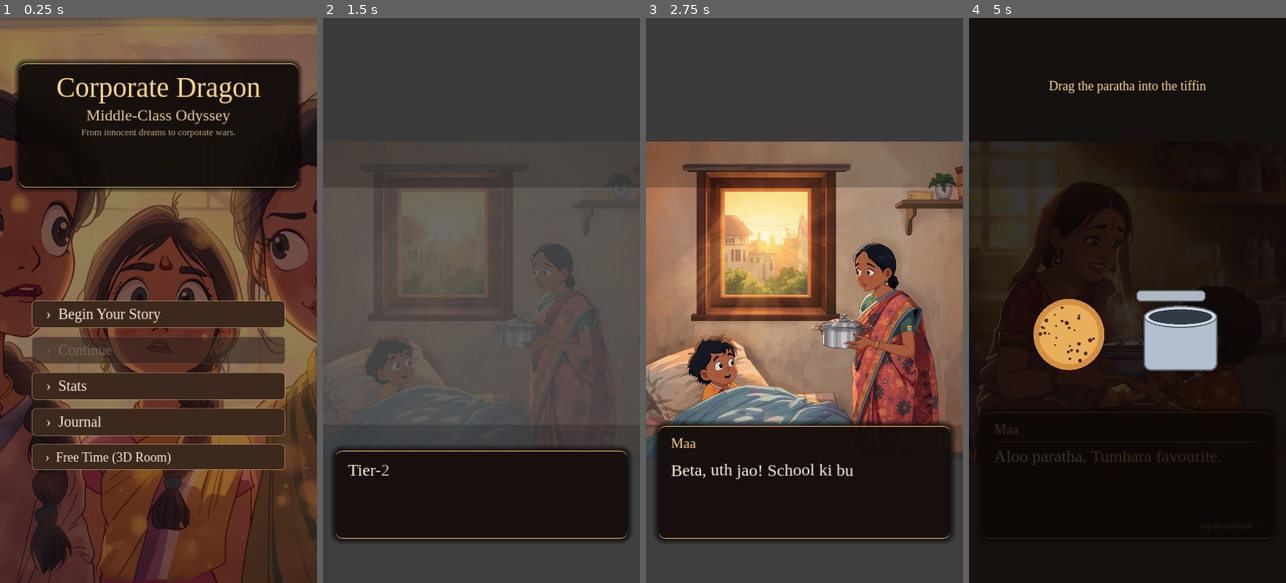
Above: before the commit, frames 1-4 (left to right).
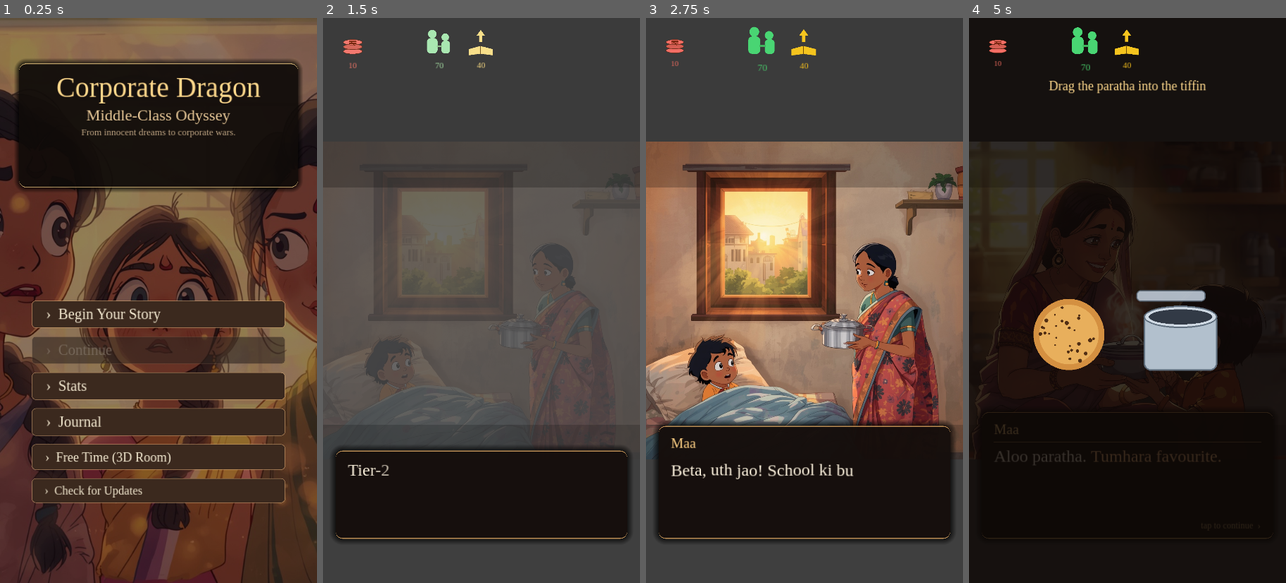
Above: after the commit, the same moments.

Repository: saimanojbaru/testrepo
Game: Godot game, scene res://ui/main_menu.tscn
The game is run twice, just before and just after one commit, with the same random seed, the same clock (stepped at 60 frames per second) and the same inputs.
Inputs (mouse positions are in pixels of both pictures, inside the frame that each line leads up to):
- Up to frame 1 (0.25 s): no input
- Up to frame 2 (1.5 s): click (481, 492) at 0.5 s, where only the run after the commit has a clickable "› Check for Updates"; click "› Begin Your Story" at 1.25 s
- Up to frame 3 (2.75 s): tap Enter at 2 s; move the mouse to (874, 272) at 2.02 s; click (874, 272) at 2.17 s
- Up to frame 4 (5 s): drag from (1064, 328) to (1111, 413) at 2.77 s; tap Enter at 3.5, 4.25 s; move the mouse to (1159, 176) at 3.52 s; click (1159, 176) at 3.67 s; drag from (1111, 413) to (1032, 215) at 4.27 s

The runs differ from the first frame. In frame 1, 2.4% of the frame differs, in the area x 10-90%, y 81-86%; in frame 2, 0.5%; in frame 3, 0.6%; in frame 4, 0.6%.

Commit message:
Plan J: top metric dashboard, choice text fix, in-app OTA patcher
UX
- Persistent 3-icon HUD (Family / Career / Finance) on a CanvasLayer
  at the top of GameScene. Each icon subscribes to StatEngine and
  colour-shifts green/gold/crimson, scales with ratio, panic-shakes
  under 30, and triggers a one-shot warning toast when crossing below
  20. Stat mapping: family_bond, discipline, financial_awareness.
- Choice button text now forces all five font_color states at runtime
  so theme cascade can never make options invisible. ButtonFX modulate
  is identity so it can no longer wash out cream text against walnut.
- project.godot stretch/aspect switched from keep_width to keep so
  taller Android phones letterbox into the warm fallback colour
  instead of bleeding content off the safe area. Safe-area cutout
  padding applied to the HUD + dialogue panel on mobile.

OTA content patcher
- VersionInfo autoload tracks app vs patch version.
- ContentPath.resolve() falls through user://patches/<v>/<rel> to
  res:// for story.fallback.json, stats / formulas / consequences,
  and moods.json — wrapped in the three readers with ~6 lines total.
- OTAManager autoload fetches a remote manifest, downloads a JSON
  patch blob (allow-listed to chapters/, data/stats/, data/theming/,
  data/memory_echoes/, data/localization/), writes per-file under
  user://patches/<v>/, and only pins the version after every file
  succeeded — partial failure cleanly rolls back on next launch.
- Main menu gains a "Check for Updates" button + a fade-in toast for
  the result. Opt-in, no auto-check at launch.

Sprites
- gen_props.py now emits three monochrome ivory HUD icons (family,
  career, finance) at 128 px under data/sprites/hud/.

Diff:
--- /dev/null
+++ b/core/content_path.gd
@@ -0,0 +1,16 @@
+class_name ContentPath
+extends Object
+## Resolves a res:// path against the active OTA patch. If a patched copy
+## exists at user://patches/<version>/<rel>, returns that; otherwise returns
+## the original res:// path. Static — call without instantiation.
+##
+## VersionInfo is an autoload; identifier resolves from any script context.
+
+static func resolve(res_path: String) -> String:
+	if not res_path.begins_with("res://"):
+		return res_path
+	var rel: String = res_path.substr(6)
+	var patched: String = "user://patches/%s/%s" % [VersionInfo.PATCH_VERSION, rel]
+	if FileAccess.file_exists(patched):
+		return patched
+	return res_path
--- a/core/mood_controller/mood_controller.gd
+++ b/core/mood_controller/mood_controller.gd
@@ -29,10 +29,11 @@
 
 
 func _load_moods() -> void:
-	if not FileAccess.file_exists(MOODS_FILE):
-		push_error("MoodController: missing %s" % MOODS_FILE)
+	var resolved: String = ContentPath.resolve(MOODS_FILE)
+	if not FileAccess.file_exists(resolved):
+		push_error("MoodController: missing %s" % resolved)
 		return
-	var f := FileAccess.open(MOODS_FILE, FileAccess.READ)
+	var f := FileAccess.open(resolved, FileAccess.READ)
 	var parsed: Variant = JSON.parse_string(f.get_as_text())
 	f.close()
 	if typeof(parsed) == TYPE_DICTIONARY:
--- a/core/narrative_runner/ink_bridge.gd
+++ b/core/narrative_runner/ink_bridge.gd
@@ -62,10 +62,11 @@
 
 func _load_with_fallback(chapter_id: String) -> void:
 	var path: String = "%s/%s/story.fallback.json" % [STORY_FALLBACK_DIR, chapter_id]
-	if not FileAccess.file_exists(path):
-		push_error("InkBridge: missing fallback story %s" % path)
-		return
-	var f := FileAccess.open(path, FileAccess.READ)
+	var resolved: String = ContentPath.resolve(path)
+	if not FileAccess.file_exists(resolved):
+		push_error("InkBridge: missing fallback story %s" % resolved)
+		return
+	var f := FileAccess.open(resolved, FileAccess.READ)
 	var parsed: Variant = JSON.parse_string(f.get_as_text())
 	f.close()
 	if typeof(parsed) != TYPE_DICTIONARY:
--- /dev/null
+++ b/core/ota_manager/ota_manager.gd
@@ -0,0 +1,138 @@
+extends Node
+## OTAManager — autoload. Opt-in over-the-air patcher for game data JSONs.
+## Patches land in user://patches/<version>/<res-mirrored-path>. ContentPath
+## resolves res:// reads against this directory at load time.
+##
+## Patches are restricted to game data JSON files (story.fallback.json,
+## data/stats/*.json, data/theming/moods.json, data/memory_echoes/*.json).
+## Engine code, GDScript, shaders, and binaries are NOT patchable — that
+## requires a real APK update.
+
+signal update_check_completed(applied: bool, message: String)
+
+const REQUEST_TIMEOUT_SEC: float = 15.0
+const ALLOWED_PATCH_PREFIXES: Array[String] = [
+	"chapters/",
+	"data/stats/",
+	"data/theming/",
+	"data/memory_echoes/",
+	"data/localization/",
+]
+
+var _http: HTTPRequest = null
+var _state: String = "idle"  # idle / manifest / downloading
+var _pending_version: String = ""
+
+
+func _ready() -> void:
+	_http = HTTPRequest.new()
+	add_child(_http)
+	_http.timeout = REQUEST_TIMEOUT_SEC
+	_http.request_completed.connect(_on_request_completed)
+
+
+func check_for_updates() -> void:
+	if _state != "idle":
+		return
+	_state = "manifest"
+	var headers := ["User-Agent: CorporateDragon/" + VersionInfo.APP_VERSION]
+	var err := _http.request(VersionInfo.MANIFEST_URL, headers)
+	if err != OK:
+		_emit_done(false, "Couldn't reach update server.")
+
+
+func _on_request_completed(_result: int, code: int, _headers: PackedStringArray, body: PackedByteArray) -> void:
+	if code != 200:
+		_emit_done(false, "Server returned %d." % code)
+		return
+	match _state:
+		"manifest":
+			_handle_manifest(body)
+		"downloading":
+			_handle_patch_blob(body)
+		_:
+			_emit_done(false, "Unexpected response.")
+
+
+func _handle_manifest(body: PackedByteArray) -> void:
+	var parsed = JSON.parse_string(body.get_string_from_utf8())
+	if typeof(parsed) != TYPE_DICTIONARY:
+		_emit_done(false, "Update file corrupted.")
+		return
+	var latest: String = String(parsed.get("latest_patch_version", VersionInfo.APP_VERSION))
+	if _version_le(latest, VersionInfo.PATCH_VERSION):
+		_emit_done(false, "You're already on the latest story (v%s)." % VersionInfo.PATCH_VERSION)
+		return
+	var blob_url: String = String(parsed.get("blob_url", ""))
+	if blob_url.is_empty():
+		_emit_done(false, "Update missing download link.")
+		return
+	_pending_version = latest
+	_state = "downloading"
+	var err := _http.request(blob_url)
+	if err != OK:
+		_emit_done(false, "Couldn't start patch download.")
+
+
+func _handle_patch_blob(body: PackedByteArray) -> void:
+	var parsed = JSON.parse_string(body.get_string_from_utf8())
+	if typeof(parsed) != TYPE_DICTIONARY:
+		_emit_done(false, "Patch payload corrupted.")
+		return
+	var target_dir: String = "user://patches/%s" % _pending_version
+	DirAccess.make_dir_recursive_absolute(target_dir)
+	var any_written: bool = false
+	for k in parsed.keys():
+		var src_path: String = String(k)
+		if not src_path.begins_with("res://"):
+			continue
+		var rel: String = src_path.substr(6)
+		if not _is_allowed_path(rel):
+			push_warning("OTAManager: skipping disallowed patch path %s" % rel)
+			continue
+		var write_path: String = "%s/%s" % [target_dir, rel]
+		DirAccess.make_dir_recursive_absolute(write_path.get_base_dir())
+		var f := FileAccess.open(write_path, FileAccess.WRITE)
+		if f == null:
+			continue
+		f.store_string(String(parsed[k]))
+		f.close()
+		any_written = true
+	if not any_written:
+		_emit_done(false, "Patch contained no installable files.")
+		return
+	# Pin this version only after all files succeeded — partial-failure rolls back on next boot.
+	var mf := FileAccess.open("user://patches/manifest.json", FileAccess.WRITE)
+	if mf:
+		mf.store_string(JSON.stringify({"version": _pending_version}))
+		mf.close()
+	VersionInfo.set_active_patch(_pending_version)
+	_emit_done(true, "Updated to story v%s — restart the chapter to see changes." % _pending_version)
+
+
+func _is_allowed_path(rel: String) -> bool:
+	for prefix in ALLOWED_PATCH_PREFIXES:
+		if rel.begins_with(prefix):
+			return true
+	return false
+
+
+func _version_le(a: String, b: String) -> bool:
+	# Returns true iff a <= b (semver dotted-int comparison).
+	var ap := a.split(".")
+	var bp := b.split(".")
+	var n: int = max(ap.size(), bp.size())
+	for i in range(n):
+		var av: int = ap[i].to_int() if i < ap.size() else 0
+		var bv: int = bp[i].to_int() if i < bp.size() else 0
+		if av < bv:
+			return true
+		if av > bv:
+			return false
+	return true
+
+
+func _emit_done(ok: bool, msg: String) -> void:
+	_state = "idle"
+	_pending_version = ""
+	update_check_completed.emit(ok, msg)
--- a/core/stat_engine/stat_engine.gd
+++ b/core/stat_engine/stat_engine.gd
@@ -46,10 +46,11 @@
 
 
 func _read_json(path: String) -> Variant:
-	if not FileAccess.file_exists(path):
-		push_warning("StatEngine: missing %s" % path)
+	var resolved: String = ContentPath.resolve(path)
+	if not FileAccess.file_exists(resolved):
+		push_warning("StatEngine: missing %s" % resolved)
 		return null
-	var f := FileAccess.open(path, FileAccess.READ)
+	var f := FileAccess.open(resolved, FileAccess.READ)
 	var text: String = f.get_as_text()
 	f.close()
 	return JSON.parse_string(text)
--- a/core/ui_helpers/button_fx.gd
+++ b/core/ui_helpers/button_fx.gd
@@ -6,7 +6,7 @@
 
 const HOVER_SCALE := Vector2(1.03, 1.03)
 const PRESS_SCALE := Vector2(0.97, 0.97)
-const HOVER_TINT  := Color(1.10, 1.04, 0.92, 1.0)
+const HOVER_TINT  := Color(1.0, 1.0, 1.0, 1.0)
 const HOVER_DUR   := 0.18
 const PRESS_DUR   := 0.10
 
--- /dev/null
+++ b/core/version_info.gd
@@ -0,0 +1,36 @@
+extends Node
+## VersionInfo — autoload. Source of truth for app + content versions.
+## APP_VERSION is the APK build version (bumped at sideload).
+## PATCH_VERSION is the currently-installed OTA patch version (defaults to
+## APP_VERSION when no patch is installed). The OTAManager writes a small
+## bookkeeping file under user://patches/manifest.json after a successful
+## patch download; this autoload reads it at boot.
+
+const APP_VERSION: String = "1.0.0"
+const MANIFEST_URL: String = "https://saimanojbaru.github.io/testrepo/manifest.json"
+
+var PATCH_VERSION: String = APP_VERSION
+var current_patch: Dictionary = {}
+
+
+func _ready() -> void:
+	_load_current_patch()
+
+
+func _load_current_patch() -> void:
+	var path := "user://patches/manifest.json"
+	if not FileAccess.file_exists(path):
+		return
+	var f := FileAccess.open(path, FileAccess.READ)
+	if f == null:
+		return
+	var parsed = JSON.parse_string(f.get_as_text())
+	f.close()
+	if typeof(parsed) == TYPE_DICTIONARY:
+		current_patch = parsed
+		PATCH_VERSION = String(parsed.get("version", APP_VERSION))
+
+
+func set_active_patch(version: String) -> void:
+	PATCH_VERSION = version
+	current_patch = {"version": version}
--- a/project.godot
+++ b/project.godot
@@ -14,18 +14,20 @@
 [autoload]
 
 ShaderGlobals="*res://core/shader_globals/shader_globals.gd"
+VersionInfo="*res://core/version_info.gd"
 StatEngine="*res://core/stat_engine/stat_engine.gd"
 SaveManager="*res://core/save_manager/save_manager.gd"
 AudioDirector="*res://core/audio_director/audio_director.gd"
 MoodController="*res://core/mood_controller/mood_controller.gd"
 InkBridge="*res://core/narrative_runner/ink_bridge.gd"
+OTAManager="*res://core/ota_manager/ota_manager.gd"
 
 [display]
 
 window/size/viewport_width=1080
 window/size/viewport_height=1920
 window/stretch/mode="canvas_items"
-window/stretch/aspect="keep_width"
+window/stretch/aspect="keep"
 window/handheld/orientation=1
 
 [gui]
--- a/ui/choice_button.gd
+++ b/ui/choice_button.gd
@@ -1,14 +1,30 @@
 extends Button
 ## Choice button — auto-sizes to its text. Hover/press feedback comes from
-## ButtonFX (attached by parent scene).
+## ButtonFX (attached by parent scene). All five font_color states are
+## overridden explicitly so theme cascade can never make text disappear.
+
+const CREAM := Color(0.98, 0.94, 0.86, 1.0)
+const GOLD  := Color(1.00, 0.82, 0.40, 1.0)
+
 
 func _ready() -> void:
 	autowrap_mode = TextServer.AUTOWRAP_WORD_SMART
 	clip_text = false
-	custom_minimum_size = Vector2(0, 0)
+	custom_minimum_size = Vector2(0, 72)
 	alignment = HORIZONTAL_ALIGNMENT_LEFT
+	size_flags_horizontal = Control.SIZE_FILL
+	_force_font_colors()
 	ButtonFX.attach(self)
+
+
+func _force_font_colors() -> void:
+	add_theme_color_override("font_color",          CREAM)
+	add_theme_color_override("font_hover_color",    GOLD)
+	add_theme_color_override("font_pressed_color",  GOLD)
+	add_theme_color_override("font_focus_color",    CREAM)
+	add_theme_color_override("font_disabled_color", CREAM * 0.55)
 
 
 func set_choice_text(t: String) -> void:
 	text = "›  " + t
+	_force_font_colors()
--- a/ui/choice_button.tscn
+++ b/ui/choice_button.tscn
@@ -51,7 +51,7 @@
 content_margin_bottom = 22.0
 
 [node name="ChoiceButton" type="Button"]
-custom_minimum_size = Vector2(0, 0)
+custom_minimum_size = Vector2(0, 72)
 size_flags_horizontal = 2
 size_flags_vertical = 0
 clip_text = false
@@ -60,6 +60,4 @@
 theme_override_styles/hover = SubResource("ch_hover")
 theme_override_styles/pressed = SubResource("ch_pressed")
 theme_override_styles/focus = SubResource("ch_hover")
-theme_override_colors/font_color = Color(0.98, 0.94, 0.86, 1)
-theme_override_colors/font_hover_color = Color(1, 0.97, 0.85, 1)
 script = ExtResource("1_choice")
--- a/ui/game_scene.gd
+++ b/ui/game_scene.gd
@@ -38,6 +38,7 @@
 @onready var _speaker_divider: HSeparator = $DialoguePanel/VBoxContainer/SpeakerDivider
 @onready var _choices_root: VBoxContainer = $ChoicesContainer
 @onready var _delta_overlay: Control      = $DeltaOverlay
+@onready var _metric_dashboard: Control   = $HUDLayer/MetricDashboard
 
 var _visible_chars_target: int = 0
 var _visible_chars_t: float = 0.0
@@ -65,8 +66,23 @@
 	InkBridge.chapter_finished.connect(_on_chapter_finished)
 	StatEngine.stat_changed.connect(_on_stat_changed)
 
+	_apply_safe_area()
 	set_process(true)
 	call_deferred("_start_story")
+
+
+func _apply_safe_area() -> void:
+	if not OS.has_feature("mobile"):
+		return
+	var safe := DisplayServer.get_display_safe_area()
+	var screen := DisplayServer.screen_get_size()
+	var top_pad: float = max(0.0, float(safe.position.y))
+	var bottom_pad: float = max(0.0, float(screen.y - (safe.position.y + safe.size.y)))
+	if _metric_dashboard:
+		_metric_dashboard.offset_top    += top_pad
+		_metric_dashboard.offset_bottom += top_pad
+	if _dialogue:
+		_dialogue.offset_bottom -= bottom_pad
 
 
 func _start_story() -> void:
@@ -141,6 +157,11 @@
 		# Empty / whitespace-only line — skip typewriter, allow immediate continue.
 		_typewriter_done = true
 		_continue_hint.visible = true
+
+	# Hide HUD during reflective / climactic beats; show otherwise.
+	var hide_hud := bool(meta.get("cinematic", false)) or meta.has("memory_echo")
+	if _metric_dashboard and _metric_dashboard.has_method("set_hud_visible"):
+		_metric_dashboard.set_hud_visible(not hide_hud)
 
 	if meta.has("minigame"):
 		_launch_minigame(String(meta["minigame"]))
--- a/ui/game_scene.tscn
+++ b/ui/game_scene.tscn
@@ -1,7 +1,12 @@
-[gd_scene load_steps=8 format=3]
+[gd_scene load_steps=12 format=3]
 
 [ext_resource type="Script" path="res://ui/game_scene.gd" id="1_game"]
 [ext_resource type="Theme" path="res://ui/theme/main_theme.tres" id="2_theme"]
+[ext_resource type="Script" path="res://ui/top_metric_dashboard.gd" id="3_dash"]
+[ext_resource type="PackedScene" path="res://ui/metric_status_icon.tscn" id="4_icon"]
+[ext_resource type="Texture2D" path="res://data/sprites/hud/icon_family.png" id="5_fam"]
+[ext_resource type="Texture2D" path="res://data/sprites/hud/icon_career.png" id="6_car"]
+[ext_resource type="Texture2D" path="res://data/sprites/hud/icon_finance.png" id="7_fin"]
 
 [sub_resource type="StyleBoxFlat" id="dialogue_box"]
 bg_color = Color(0.09, 0.06, 0.05, 0.90)
@@ -155,3 +160,33 @@
 anchor_right = 0.98
 anchor_bottom = 0.78
 mouse_filter = 2
+
+[node name="HUDLayer" type="CanvasLayer" parent="."]
+layer = 10
+
+[node name="MetricDashboard" type="Control" parent="HUDLayer"]
+anchor_left = 0.04
+anchor_top = 0.01
+anchor_right = 0.96
+anchor_bottom = 0.10
+mouse_filter = 2
+script = ExtResource("3_dash")
+
+[node name="HBox" type="HBoxContainer" parent="HUDLayer/MetricDashboard"]
+anchor_right = 1.0
+anchor_bottom = 1.0
+mouse_filter = 2
+alignment = 1
+theme_override_constants/separation = 32
+
+[node name="FamilyIcon" parent="HUDLayer/MetricDashboard/HBox" instance=ExtResource("4_icon")]
+stat_id = "family_bond"
+icon_texture = ExtResource("5_fam")
+
+[node name="CareerIcon" parent="HUDLayer/MetricDashboard/HBox" instance=ExtResource("4_icon")]
+stat_id = "discipline"
+icon_texture = ExtResource("6_car")
+
+[node name="FinanceIcon" parent="HUDLayer/MetricDashboard/HBox" instance=ExtResource("4_icon")]
+stat_id = "financial_awareness"
+icon_texture = ExtResource("7_fin")
--- a/ui/main_menu.gd
+++ b/ui/main_menu.gd
@@ -1,15 +1,15 @@
 extends Control
-## Main menu — entry point. Plays Chapter 1 fresh, resumes from save, or
-## opens stats dashboard / journal.
+## Main menu — entry point. Plays Chapter 1 fresh, resumes from save, opens
+## stats / journal / 3D room, or fetches an OTA content patch.
 
 const GAME_SCENE := "res://ui/game_scene.tscn"
 const STATS_SCENE := "res://ui/stats_dashboard.tscn"
 const JOURNAL_SCENE := "res://ui/journal.tscn"
+const ROOM_SCENE := "res://room/childhood_bedroom.tscn"
+const MENU_TOAST := preload("res://ui/menu_toast.tscn")
 
 var _start_chapter: String = "chapter_01_innocent_spark"
-
-
-const ROOM_SCENE := "res://room/childhood_bedroom.tscn"
+var _check_btn: Button = null
 
 
 func _ready() -> void:
@@ -18,6 +18,8 @@
 	$VBox/Stats.pressed.connect(_on_stats)
 	$VBox/Journal.pressed.connect(_on_journal)
 	$VBox/FreeTime.pressed.connect(_on_free_time)
+	_check_btn = $VBox/CheckUpdates
+	_check_btn.pressed.connect(_on_check_updates)
 	$VBox/Continue.disabled = not SaveManager.has_save(0)
 	ButtonFX.attach_all(self)
 
@@ -46,3 +48,22 @@
 
 func _on_journal() -> void:
 	get_tree().change_scene_to_file(JOURNAL_SCENE)
+
+
+func _on_check_updates() -> void:
+	if _check_btn == null:
+		return
+	_check_btn.disabled = true
+	_check_btn.text = "  ›  Checking…"
+	OTAManager.update_check_completed.connect(_on_update_done, CONNECT_ONE_SHOT)
+	OTAManager.check_for_updates()
+
+
+func _on_update_done(applied: bool, message: String) -> void:
+	if _check_btn:
+		_check_btn.disabled = false
+		_check_btn.text = "  ›  Check for Updates"
+	var toast: Control = MENU_TOAST.instantiate()
+	add_child(toast)
+	var col := Color(0.50, 0.85, 0.60, 1.0) if applied else Color(0.98, 0.94, 0.86, 1.0)
+	toast.show_message(message, 3.6, col)
--- a/ui/main_menu.tscn
+++ b/ui/main_menu.tscn
@@ -110,3 +110,10 @@
 size_flags_vertical = 0
 alignment = 0
 theme_override_font_sizes/font_size = 44
+
+[node name="CheckUpdates" type="Button" parent="VBox"]
+text = "  ›  Check for Updates"
+custom_minimum_size = Vector2(0, 0)
+size_flags_vertical = 0
+alignment = 0
+theme_override_font_sizes/font_size = 40
--- /dev/null
+++ b/ui/menu_toast.gd
@@ -0,0 +1,19 @@
+extends Control
+class_name MenuToast
+## Bottom-of-screen status message used by Main Menu actions (e.g. update check).
+## Fades in, holds, fades out, frees itself.
+
+const FADE_IN := 0.22
+const FADE_OUT := 0.4
+
+
+func show_message(text: String, hold_seconds: float = 3.6, color: Color = Color(0.98, 0.94, 0.86, 1.0)) -> void:
+	var lbl: Label = $Label
+	lbl.text = text
+	lbl.modulate = color
+	modulate.a = 0.0
+	var t := create_tween()
+	t.tween_property(self, "modulate:a", 1.0, FADE_IN)
+	t.tween_interval(hold_seconds)
+	t.tween_property(self, "modulate:a", 0.0, FADE_OUT)
+	t.tween_callback(queue_free)
--- /dev/null
+++ b/ui/menu_toast.tscn
@@ -0,0 +1,37 @@
+[gd_scene load_steps=3 format=3]
+
+[ext_resource type="Script" path="res://ui/menu_toast.gd" id="1_toast"]
+
+[sub_resource type="StyleBoxFlat" id="toast_box"]
+bg_color = Color(0.07, 0.05, 0.04, 0.92)
+border_width_left = 0
+border_width_top = 2
+border_width_right = 0
+border_width_bottom = 2
+border_color = Color(0.96, 0.72, 0.42, 0.7)
+corner_radius_top_left = 18
+corner_radius_top_right = 18
+corner_radius_bottom_left = 18
+corner_radius_bottom_right = 18
+content_margin_left = 28.0
+content_margin_top = 18.0
+content_margin_right = 28.0
+content_margin_bottom = 18.0
+shadow_color = Color(0, 0, 0, 0.6)
+shadow_size = 12
+
+[node name="MenuToast" type="PanelContainer"]
+anchor_left = 0.08
+anchor_top = 0.86
+anchor_right = 0.92
+anchor_bottom = 0.94
+mouse_filter = 2
+theme_override_styles/panel = SubResource("toast_box")
+script = ExtResource("1_toast")
+
+[node name="Label" type="Label" parent="."]
+mouse_filter = 2
+horizontal_alignment = 1
+autowrap_mode = 3
+theme_override_font_sizes/font_size = 32
+theme_override_colors/font_color = Color(0.98, 0.94, 0.86, 1)
--- /dev/null
+++ b/ui/metric_status_icon.gd
@@ -0,0 +1,93 @@
+extends Control
+class_name MetricStatusIcon
+## Persistent top-of-screen metric icon. Subscribes directly to StatEngine.
+## Healthy (>60) glows green, warning (30-60) gold, danger (<30) crimson +
+## panic-shake for ~1.4 s. Scale tracks ratio so the icon literally grows
+## as the metric improves.
+
+@export var stat_id: String = "family_bond"
+@export var icon_texture: Texture2D
+@export var show_value: bool = true
+
+const HEALTHY := Color(0.29, 0.87, 0.50, 1.0)  # 4ade80
+const WARNING := Color(0.98, 0.80, 0.13, 1.0)  # facc15
+const DANGER  := Color(0.97, 0.45, 0.44, 1.0)  # f87171
+
+const SHAKE_AMP_PX := 3.0
+const PANIC_DURATION := 1.4
+
+@onready var _icon: TextureRect = $Icon
+@onready var _label: Label = $ValueLabel
+
+var _target_scale: Vector2 = Vector2.ONE
+var _is_panicking: bool = false
+var _panic_t: float = 0.0
+var _origin: Vector2
+
+
+func _ready() -> void:
+	pivot_offset = size / 2.0
+	resized.connect(func(): pivot_offset = size / 2.0)
+	_origin = position
+	if _icon and icon_texture:
+		_icon.texture = icon_texture
+	if _label:
+		_label.visible = show_value
+	StatEngine.stat_changed.connect(_on_stat_changed)
+	update_visual(StatEngine.get_stat(stat_id))
+	_start_ambient_breath()
+
+
+func _on_stat_changed(id: String, _old: float, new_v: float, _source: String) -> void:
+	if id != stat_id:
+		return
+	update_visual(new_v)
+
+
+func update_visual(value: float) -> void:
+	var ratio: float = clamp(value / 100.0, 0.0, 1.0)
+	var tint_tween := create_tween()
+	if value > 60.0:
+		tint_tween.tween_property(self, "modulate", HEALTHY, 0.4)
+		_is_panicking = false
+	elif value > 30.0:
+		tint_tween.tween_property(self, "modulate", WARNING, 0.4)
+		_is_panicking = false
+	else:
+		tint_tween.tween_property(self, "modulate", DANGER, 0.2)
+		_trigger_panic()
+
+	_target_scale = Vector2.ONE * lerp(0.85, 1.25, ratio)
+	var surge := create_tween()
+	surge.tween_property(self, "scale", _target_scale * 1.18, 0.10).set_trans(Tween.TRANS_SINE)
+	surge.tween_property(self, "scale", _target_scale, 0.15).set_trans(Tween.TRANS_BOUNCE)
+
+	if _label and show_value:
+		_label.text = "%d" % int(round(value))
+
+
+func _start_ambient_breath() -> void:
+	var loop := create_tween().set_loops()
+	loop.tween_property(self, "scale", _target_scale * 1.04, 1.4).set_trans(Tween.TRANS_SINE).set_ease(Tween.EASE_IN_OUT)
+	loop.tween_property(self, "scale", _target_scale, 1.6).set_trans(Tween.TRANS_SINE).set_ease(Tween.EASE_IN_OUT)
+
+
+func _trigger_panic() -> void:
+	if _is_panicking:
+		return
+	_is_panicking = true
+	_panic_t = PANIC_DURATION
+
+
+func _process(delta: float) -> void:
+	if not _is_panicking:
+		return
+	_panic_t -= delta
+	if _panic_t <= 0.0:
+		position = _origin
+		_is_panicking = false
+		return
+	position = _origin + Vector2(
+		randf_range(-SHAKE_AMP_PX, SHAKE_AMP_PX),
+		randf_range(-SHAKE_AMP_PX, SHAKE_AMP_PX)
+	)
--- /dev/null
+++ b/ui/metric_status_icon.tscn
@@ -0,0 +1,25 @@
+[gd_scene load_steps=2 format=3]
+
+[ext_resource type="Script" path="res://ui/metric_status_icon.gd" id="1_icon"]
+
+[node name="MetricStatusIcon" type="Control"]
+custom_minimum_size = Vector2(110, 140)
+mouse_filter = 2
+script = ExtResource("1_icon")
+
+[node name="Icon" type="TextureRect" parent="."]
+anchor_right = 1.0
+anchor_bottom = 0.72
+mouse_filter = 2
+expand_mode = 1
+stretch_mode = 5
+
+[node name="ValueLabel" type="Label" parent="."]
+anchor_top = 0.72
+anchor_right = 1.0
+anchor_bottom = 1.0
+mouse_filter = 2
+horizontal_alignment = 1
+vertical_alignment = 0
+theme_override_font_sizes/font_size = 28
+text = "0"
--- /dev/null
+++ b/ui/top_metric_dashboard.gd
@@ -0,0 +1,51 @@
+extends Control
+class_name TopMetricDashboard
+## Persistent 3-icon HUD: Family / Career / Finance. Each child MetricStatusIcon
+## subscribes to StatEngine directly. This script only handles dashboard-level
+## concerns: fade in/out, critical-threshold warning toasts.
+
+const TOAST_DURATION := 3.0
+const FADE_DURATION := 0.4
+
+var _fade_tween: Tween = null
+
+
+func _ready() -> void:
+	StatEngine.stat_changed.connect(_check_critical_threshold)
+
+
+func set_hud_visible(visible_state: bool) -> void:
+	if _fade_tween != null and _fade_tween.is_valid():
+		_fade_tween.kill()
+	_fade_tween = create_tween()
+	_fade_tween.tween_property(self, "modulate:a", 1.0 if visible_state else 0.0, FADE_DURATION)
+
+
+func _check_critical_threshold(id: String, old_v: float, new_v: float, _src: String) -> void:
+	# Only fire on downward crossing of 20 to avoid spam.
+	if new_v >= 20.0 or old_v < 20.0:
+		return
+	match id:
+		"family_bond":
+			_spawn_warning_toast("⚠  Family Crisis — Maa is losing hope.")
+		"discipline":
+			_spawn_warning_toast("⚠  Discipline Crash — you're slipping behind.")
+		"financial_awareness":
+			_spawn_warning_toast("⚠  Finance Risk — bills piling up.")
+
+
+func _spawn_warning_toast(message: String) -> void:
+	var lbl := Label.new()
+	lbl.text = message
+	lbl.modulate = Color(0.97, 0.45, 0.44, 1.0)
+	lbl.horizontal_alignment = HORIZONTAL_ALIGNMENT_CENTER
+	lbl.add_theme_font_size_override("font_size", 28)
+	lbl.anchor_right = 1.0
+	add_child(lbl)
+	lbl.position = Vector2(0, size.y + 6)
+	lbl.modulate.a = 0.0
+	var t := create_tween()
+	t.tween_property(lbl, "modulate:a", 1.0, 0.25)
+	t.tween_interval(TOAST_DURATION - 0.55)
+	t.tween_property(lbl, "modulate:a", 0.0, 0.3)
+	t.tween_callback(lbl.queue_free)
Binary file added: data/sprites/hud/icon_career.png
Binary file added: data/sprites/hud/icon_family.png
Binary file added: data/sprites/hud/icon_finance.png
